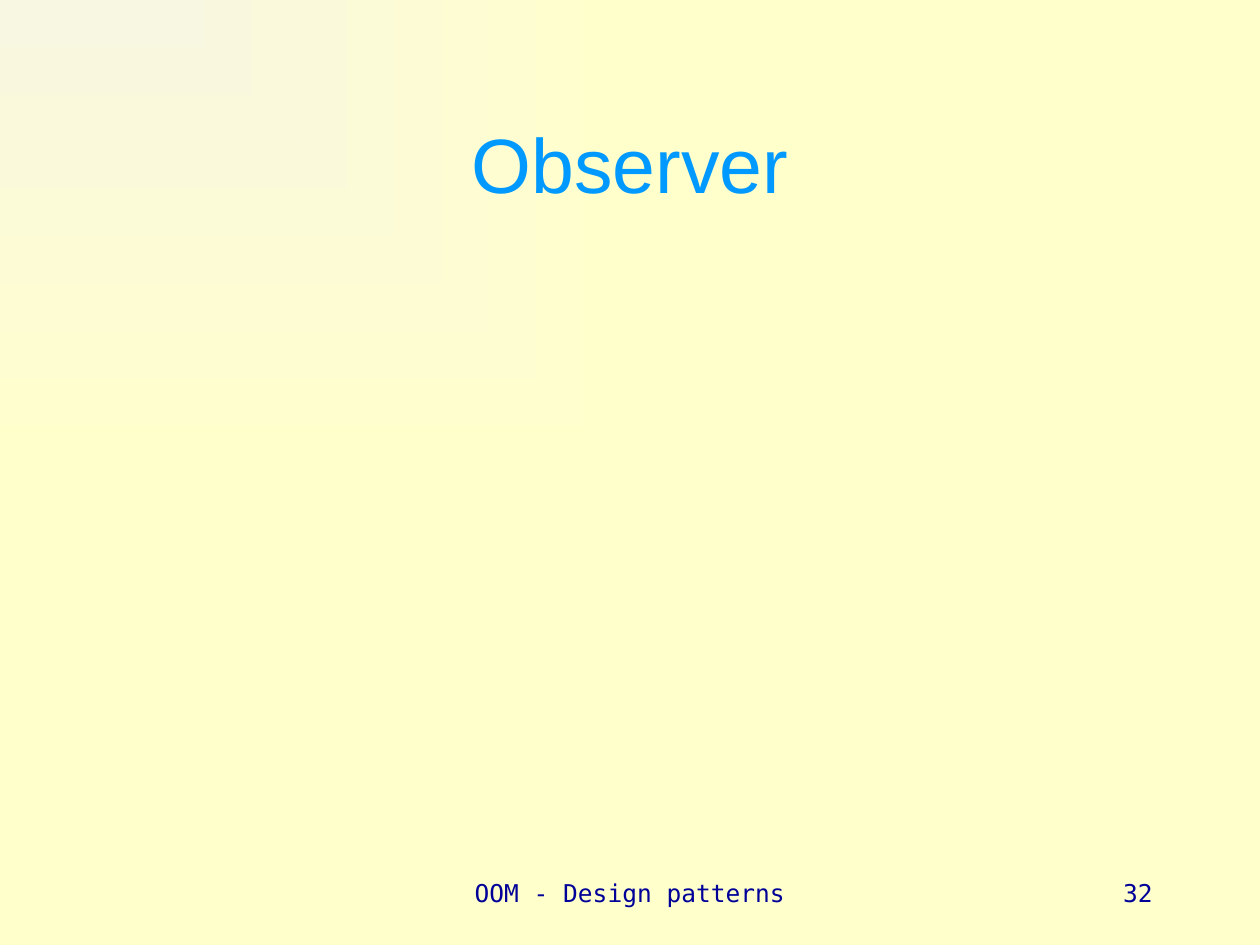
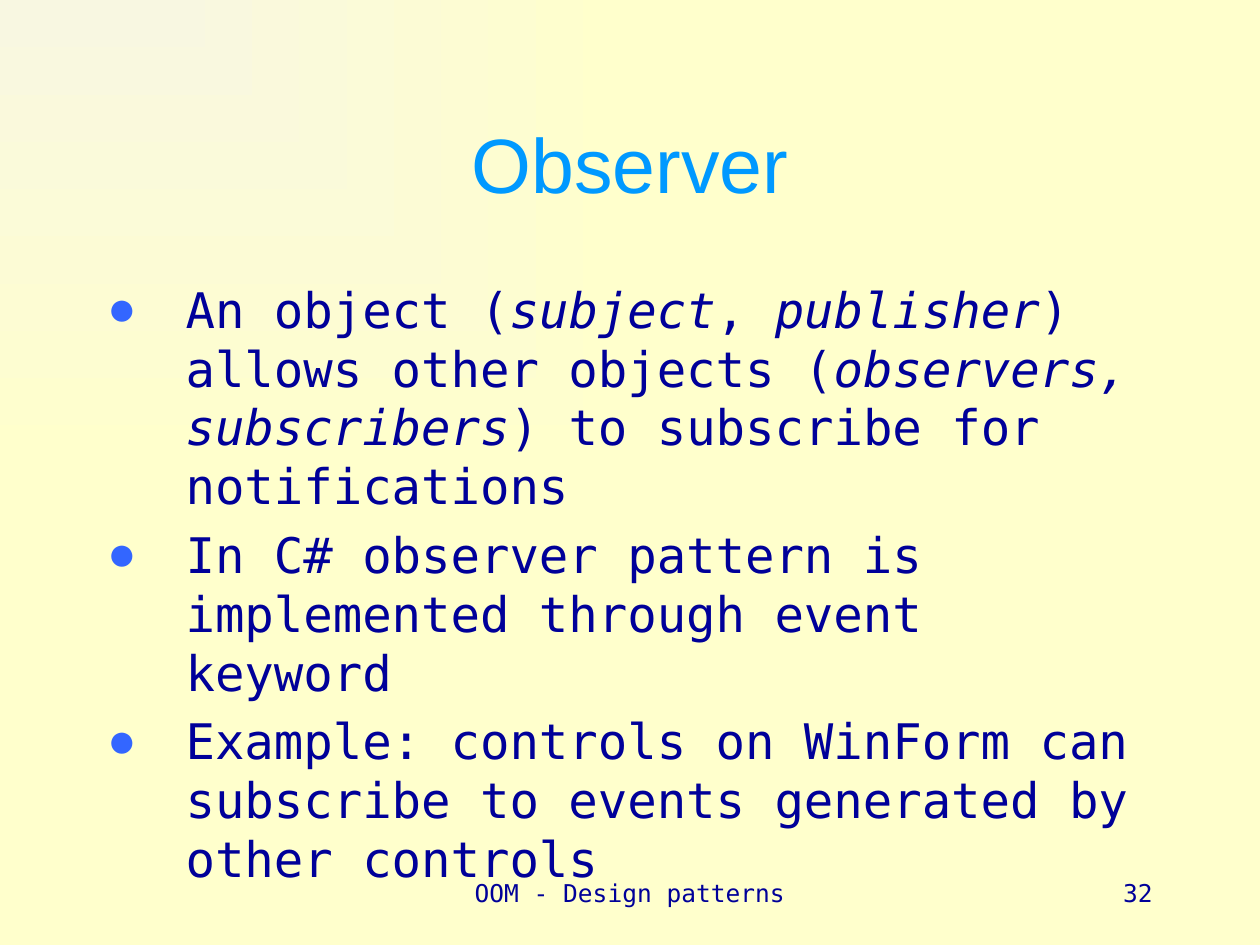
Before and after one commit to vsite-oom/DesignPatterns, a slide deck: slide 32 of docs/Design patterns - eng.pptx. Drawn at 1260x945 pixels with LibreOffice and Linux fonts; fonts in the diff are those of the drawing. Boxes give left, top, right and bottom in pixels: in the first picture for what was removed or moved away, otherwise in the second. Text is boxed around its words. In the diff, an @@ line names an element or a change of style, - is before the commit and + after.

Commit message:
Add Observer pattern

```diff
--- a/docs/Design patterns - eng.pptx
+++ b/docs/Design patterns - eng.pptx
@@ text added at (186, 290, 1128, 829), 28 pt, text #000099 @@
+● An object (subject, publisher) allows other objects (observers, subscribers) to subscribe for notifications
+● In C# observer pattern is implemented through event keyword
+● Example: controls on WinForm can subscribe to events generated by other controls
```
Also in this commit, not shown: 12 other files.
